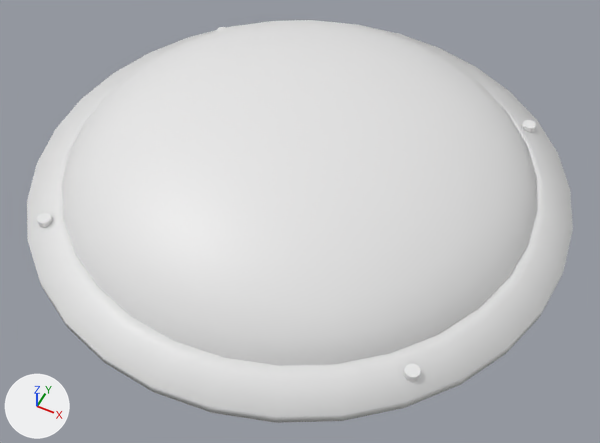
A saved change to the FBX model KirjastoVartija/Assets/Objects/Ceiling lamp.fbx.
Before and after are seen from a camera (50 mm lens) standing at (0.987, -1.971, 2.183) and looking at (0.091, -0.179, -0.057). Arrows for +X, +Y and +Z are at lower left; the lights stay in place.

Names of what the first picture shows: 'Cylinder', 'Kehys', 'Kupoli'.
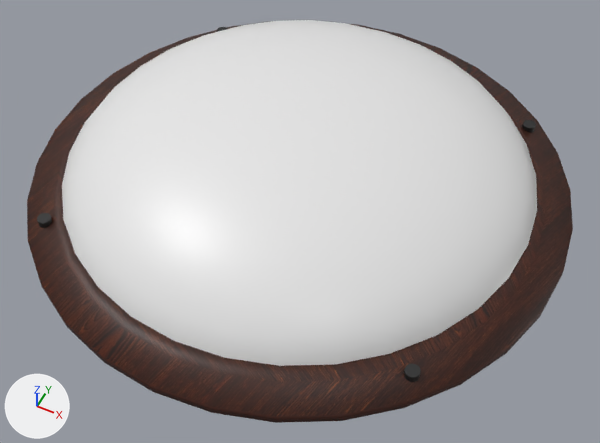
Diff of the bpy script that builds the scene:
```diff
--- a/KirjastoVartija/Assets/Objects/Ceiling lamp.fbx.py
+++ b/KirjastoVartija/Assets/Objects/Ceiling lamp.fbx.py
@@ img_wood_table_001_diff_4k_jpg @@
+img_wood_table_001_diff_4k_jpg = load_image('wood_table_001_diff_4k.jpg', '../Textures/Desk wood/wood_table_001_diff_4k.jpg', 4096, 4096, 'sRGB')
@@ mat_material_001 @@
+mat_material_001 = principled_material('Material.001')
+mat_material_001.texture = img_wood_table_001_diff_4k_jpg
@@ mat_material_002 @@
+mat_material_002 = principled_material('Material.002')
+mat_material_002.base_color = (0.0174, 0.0174, 0.0174)  # black #242424
@@ me_cylinder_001 @@
 me_cylinder_001.from_pydata(...)  # 256 vertices, 136 faces; spans x -0.716..0.716, y -0.646..0.646, z -0.047..0.013
+me_cylinder_001.materials.append(mat_material_002)  # black #242424
@@ me_circle @@
 me_circle.from_pydata(...)  # 160 vertices, 160 faces; spans x -1.0..1.0, y -1.0..1.0, z -0.06..0.04
+me_circle.materials.append(mat_material_001)  # picture img_wood_table_001_diff_4k_jpg
```

Where the change shows, as pixel boxes (x1, y1, x2, y2) in the pictures (600 x 443 px):
'Kehys', recoloured (white to brown)
    both: (27, 21, 573, 423)
'Cylinder', recoloured (white to black)
    both: (37, 27, 536, 382)
